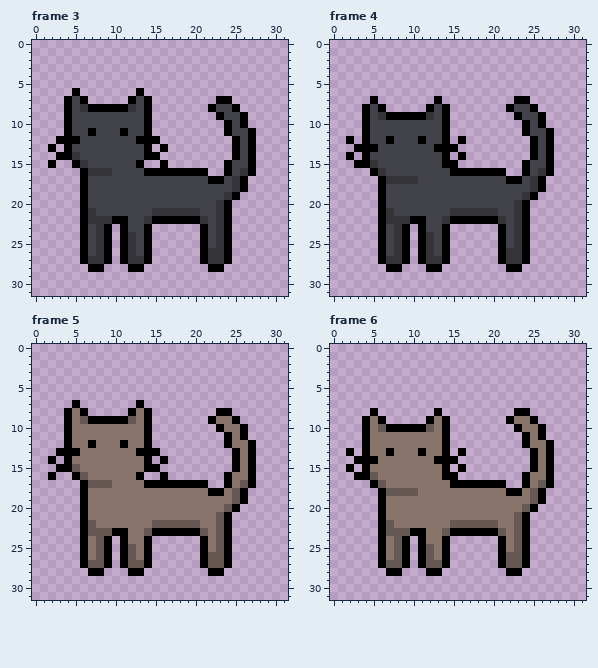
Pixel-art file -- Assets/catAnimatedSmallAll.aseprite. Above, as it was before the edit.
32x32 pixels, 16 frames. Shown: frame 3, frame 4, frame 5, frame 6. The commit also changed other frames, which this record leaves out.
After:
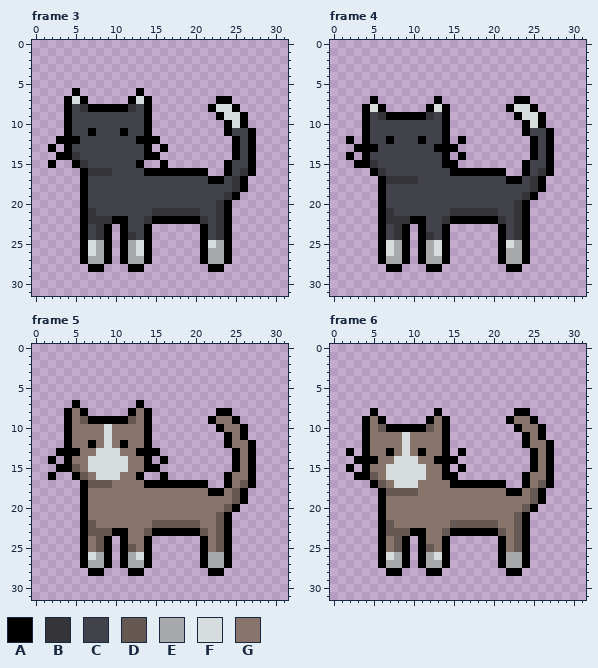
Palette (. is transparent): A #000000  B #343439  C #42434a  D #665953  E #a8a9aa  F #d7dcdd  G #88746a
Commit: cats updated and sex icons
Changes in this commit:
--- frame 3, layers "shading", "outline plus fill"
@@ x 0..31 @@
  6 .....A.......A..................
- 7 ....ACA.....ACA........AA.......
- 8 ....ACBAAAAABCA.......ACCA......
- 9 ....ACCCCCCCCCA........ACCA.....
-10 ....ACCCCCCCCCA.........ACA.....
+ 7 ....AFA.....AFA........AA.......
+ 8 ....ACBAAAAABCA.......AFFA......
+ 9 ....ACCCCCCCCCA........AFFA.....
+10 ....ACCCCCCCCCA.........AFA.....
 11 ....ACCACCCACCA.........ACCA....
@@ x 5..25 @@
 24 .ACBA.ABCA......ACBA.
-25 .ACBA.ABCA......ACBA.
-26 .ACBA.ABCA......ABBA.
-27 .ABBA.ABBA......ABBA.
+25 .AFEA.AEFA......AFEA.
+26 .AFEA.AEFA......AEEA.
+27 .AEEA.AEEA......AEEA.
 28 ..AA...AA........AA..
--- frame 4, layers "shading", "outline plus fill"
@@ x 0..31 @@
  7 .....A.......A.........AA.......
- 8 ....ACA.....ACA.......ACCA......
- 9 ....ACBAAAAABCA........ACCA.....
-10 ....ACCCCCCCCCA.........ACA.....
+ 8 ....AFA.....AFA.......AFFA......
+ 9 ....ACBAAAAABCA........AFFA.....
+10 ....ACCCCCCCCCA.........AFA.....
 11 ....ACCCCCCCCCA.........ACCA....
@@ x 5..25 @@
 24 .ACBA.ABCA......ACBA.
-25 .ACBA.ABCA......ACBA.
-26 .ACBA.ABCA......ABBA.
-27 .ABBA.ABBA......ABBA.
+25 .AFEA.AEFA......AFEA.
+26 .AFEA.AEFA......AEEA.
+27 .AEEA.AEEA......AEEA.
 28 ..AA...AA........AA..
--- frame 5, layers "shading", "outline plus fill"
@@ x 5..13 @@
  9 GDAAAAADG
-10 GGGGGGGGG
-11 GGGGGGGGG
-12 GGAGGGAGG
-13 AGGGGGGGA
-14 GGGGGGGGG
-15 DGGGGGGGG
-16 ADGGGGGGA
+10 GGGGFGGGG
+11 GGGGFGGGG
+12 GGAGFGAGG
+13 AGGFFFGGA
+14 GGFFFFFGG
+15 DGFFFFFGG
+16 ADGFFFGGA
 17 .ADDDGGGG
@@ x 5..25 @@
 25 .AGDA.ADGA......AGDA.
-26 .AGDA.ADGA......ADDA.
-27 .ADDA.ADDA......ADDA.
+26 .AFEA.AEFA......AEEA.
+27 .AEEA.AEEA......AEEA.
 28 ..AA...AA........AA..
--- frame 6, layers "shading", "outline plus fill"
@@ x 5..13 @@
 10 GDAAAAADG
-11 GGGGGGGGG
-12 GGGGGGGGG
-13 GGAGGGAGG
-14 AGGGGGGGA
-15 GGGGGGGGG
-16 DGGGGGGGG
-17 ADGGGGGGG
+11 GGGGFGGGG
+12 GGGGFGGGG
+13 GGAGFGAGG
+14 AGGFFFGGA
+15 GGFFFFFGG
+16 DGFFFFFGG
+17 ADGFFFGGG
 18 .ADDDDGGG
@@ x 5..25 @@
 25 .AGDA.ADGA......AGDA.
-26 .AGDA.ADGA......ADDA.
-27 .ADDA.ADDA......ADDA.
+26 .AFEA.AEFA......AEEA.
+27 .AEEA.AEEA......AEEA.
 28 ..AA...AA........AA..
